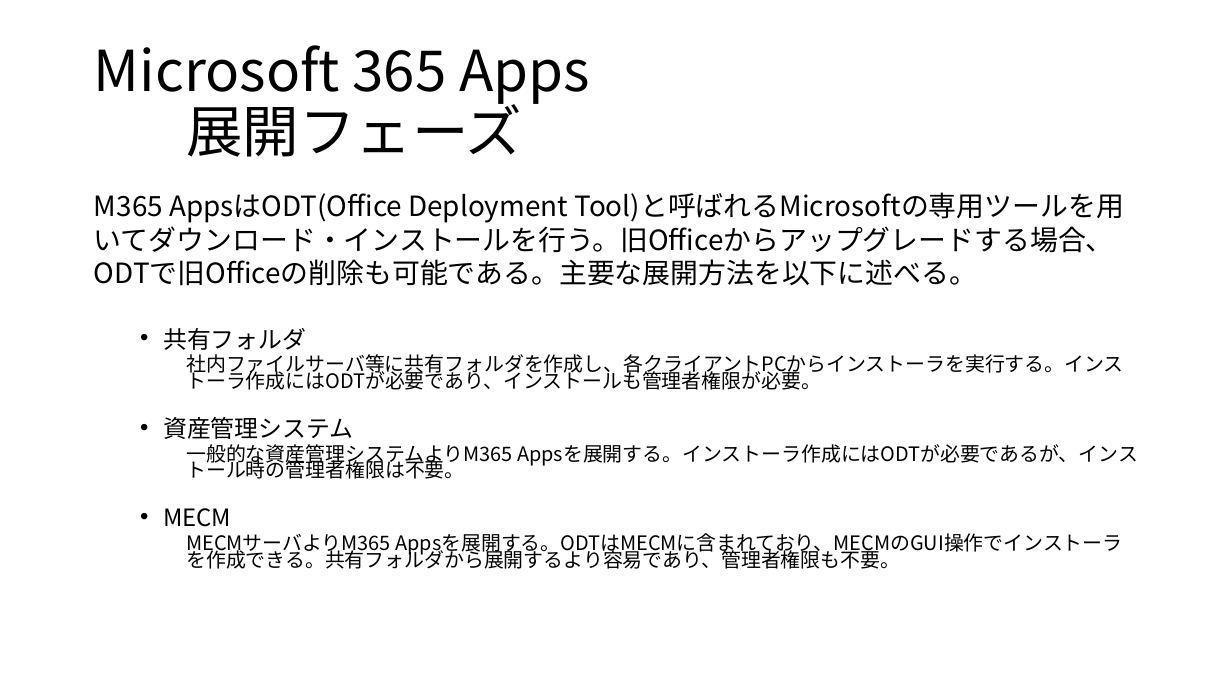
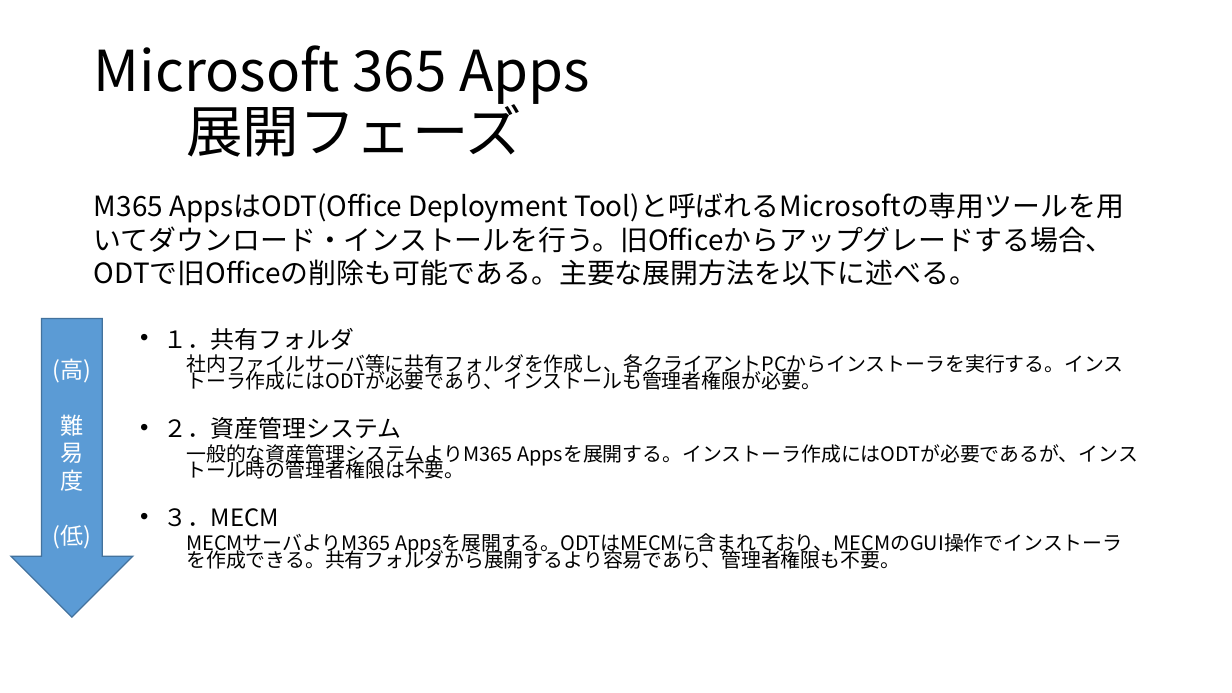
Before and after one commit to satoki-shiro/Sharing, a slide deck: slide 6 of M365アーキテクチャ勉強会.pptx (slide 5 before the commit). Drawn at 1232x693 pixels with LibreOffice and Linux fonts; fonts in the diff are those of the drawing. Boxes give left, top, right and bottom in pixels: in the first picture for what was removed or moved away, otherwise in the second. Text is boxed around its words. In the diff, an @@ line names an element or a change of style, - is before the commit and + after.

```diff
--- a/M365アーキテクチャ勉強会.pptx
+++ b/M365アーキテクチャ勉強会.pptx
@@ down arrow added at <box>11,319,133,617</box>, fill #5B9BD5, outline #43739E 1 pt, 18 pt, text #FFFFFF @@
+(高)
+難易度
+(低)
@@ text at <box>163,328,354,350</box>: text changed @@
-  • 共有フォルダ
+  • １．共有フォルダ
@@ text at <box>163,417,401,439</box>: text changed @@
-  • 資産管理システム
+  • ２．資産管理システム
@@ text at <box>163,508,279,527</box>: text changed @@
-  • MECM
+  • ３．MECM
```
Also in this commit, not shown: 2 other slides changed, 6 slides added, 1 other file.
